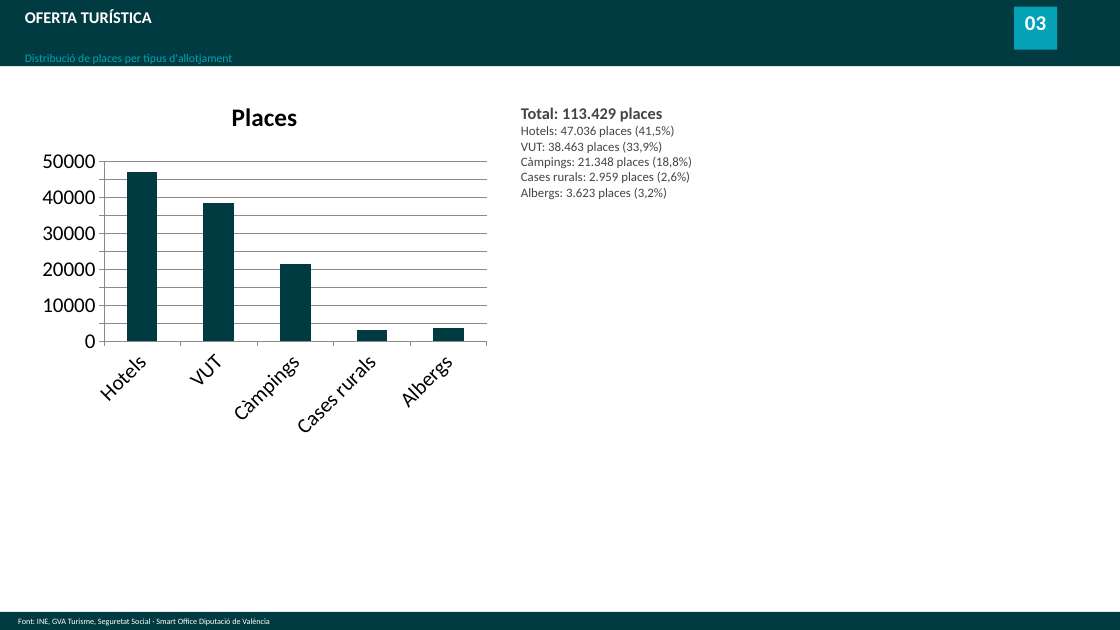
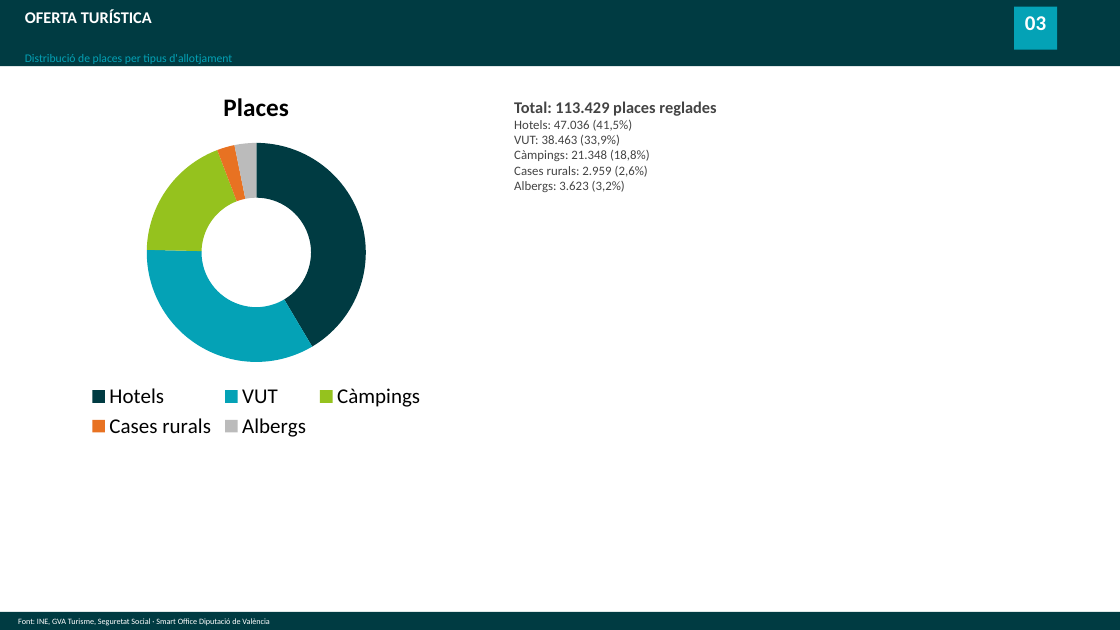
Before and after one commit to sienconsulting/informesdatosdival, a slide deck: slide 32 of Informe_DIVAL_2025.pptx (slide 29 before the commit). Drawn at 1120x630 pixels with LibreOffice and Linux fonts; fonts in the diff are those of the drawing. Boxes give left, top, right and bottom in pixels: in the first picture for what was removed or moved away, otherwise in the second. Text is boxed around its words. In the diff, an @@ line names an element or a change of style, - is before the commit and + after.

```diff
--- a/Informe_DIVAL_2025.pptx
+++ b/Informe_DIVAL_2025.pptx
@@ column chart at (17, 73, 497, 444) @@
@@ column chart to doughnut chart @@
-Places: 47000, 38000, 21000, 3000, 4000
+Places: 41, 34, 19, 3, 3
@@ colours of single points changed @@
@@ legend changed @@
@@ category axis changed @@
@@ value axis changed @@
@@ hole size changed @@
@@ doughnut chart: place and size @@
-doughnut chart at (33, 82, 496, 446)
+doughnut chart at (17, 73, 497, 444)
@@ text at (514, 101, 716, 192): text changed @@
-Total: 113.429 places
-Hotels: 47.036 places (41,5%)
-VUT: 38.463 places (33,9%)
-Càmpings: 21.348 places (18,8%)
-Cases rurals: 2.959 places (2,6%)
-Albergs: 3.623 places (3,2%)
+Total: 113.429 places reglades
+Hotels: 47.036 (41,5%)
+VUT: 38.463 (33,9%)
+Càmpings: 21.348 (18,8%)
+Cases rurals: 2.959 (2,6%)
+Albergs: 3.623 (3,2%)
```
Also in this commit, not shown: 2 other slides changed, 4 slides added, 1 other file.
